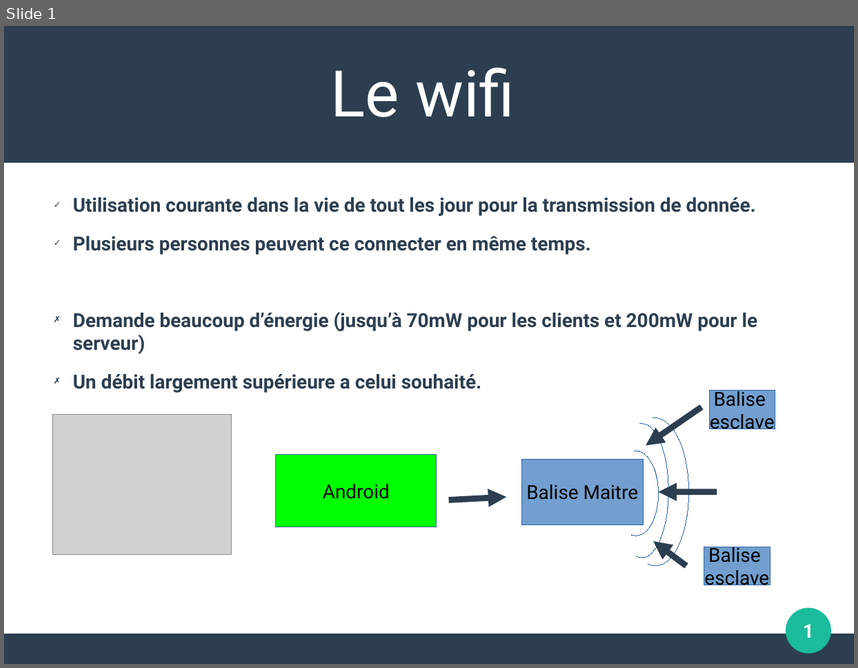
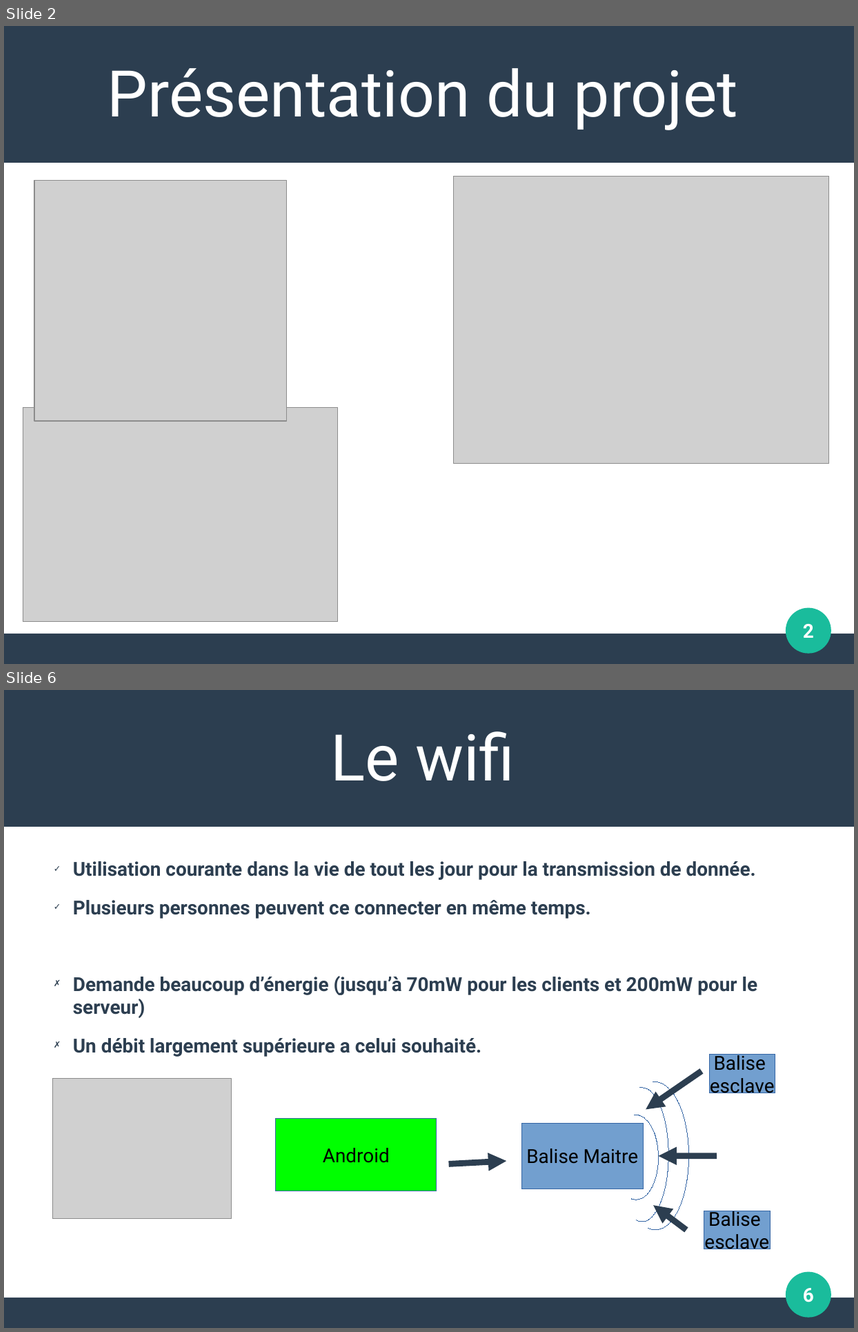
Before and after one commit to albanninou/ProjetBTS, a slide deck: Presentation premiere revue de projet.odp. Shown one above the other, each under a label of ours: slide 1 before the commit, slides 2 and 6 after it; the slides between them are not shown. The pictures are 858x668 and 858x1332 pixels, drawn with LibreOffice and Linux fonts; fonts in the diff are those of the drawing; grey boxes stand for pictures. Boxes give left, top, right and bottom in pixels: in the first picture for what was removed or moved away, otherwise in the second. Text is boxed around its words. In the diff, an @@ line names an element or a change of style, - is before the commit and + after.

```diff
--- a/Presentation premiere revue de projet.odp
+++ b/Presentation premiere revue de projet.odp
@@ slide 2 added at [4, 26, 854, 664], background #FFFFFF; not listed: 3 template elements that a slide beside it also shows @@
@@ text added at [107, 68, 738, 130], 60 pt, text #FFFFFF @@
+Présentation du projet
@@ picture added at [34, 181, 286, 421] @@
@@ picture added at [454, 176, 829, 463] @@
@@ picture added at [23, 407, 338, 621] @@
@@ page number added at [803, 624, 814, 637], 18 pt, text #FFFFFF, bold @@
+2
@@ what was slide 1 is now slide 6 @@
@@ page number at [803, 1288, 814, 1302]: text changed @@
-1
+6
```
Also in this commit, not shown: 1 slide changed, 4 other slides added, 32 other files.
